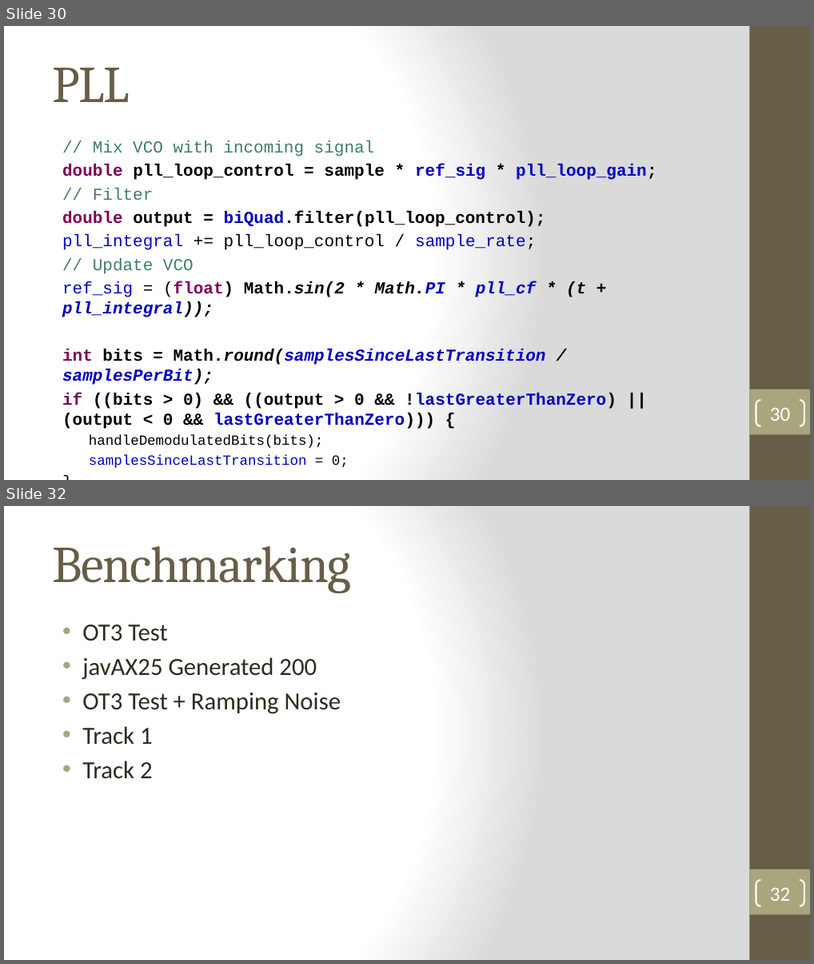
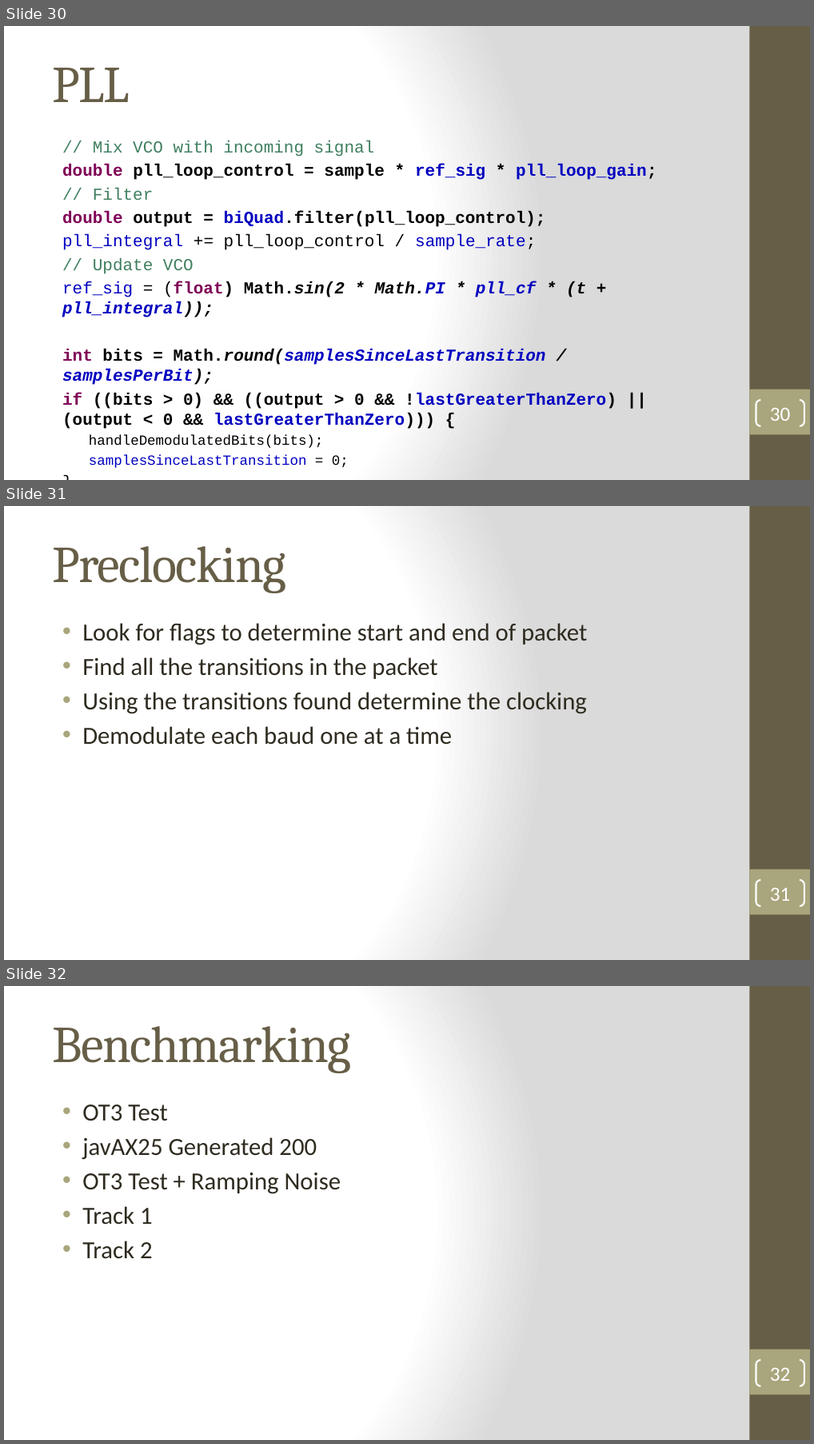
Before and after one commit to robbieford/RRXThesis, a slide deck: Thesis Defense.pptx. Shown one above the other, each under a label of ours: slides 30 and 32 before the commit, slides 30, 31 and 32 after it; the slides between them are not shown. The pictures are 814x964 and 814x1444 pixels, drawn with LibreOffice and Linux fonts; fonts in the diff are those of the drawing. Boxes give left, top, right and bottom in pixels: in the first picture for what was removed or moved away, otherwise in the second. Text is boxed around its words. In the diff, an @@ line names an element or a change of style, - is before the commit and + after.

```diff
--- a/Thesis Defense.pptx
+++ b/Thesis Defense.pptx
@@ slide 31 added at [4,506,810,960], background gradient #FFFFFF to #DADADA; not listed: 2 template elements that a slide beside it also shows @@
@@ title added at [52,546,286,593], 46 pt, text #675E47 @@
+Preclocking
@@ text added at [82,623,587,744], 22 pt, text #2F2B20 @@
+• Look for flags to determine start and end of packet
+• Find all the transitions in the packet
+• Using the transitions found determine the clocking
+• Demodulate each baud one at a time
@@ page number added at [756,880,805,906], outline #FFFFFF 1.5 pt, 18 pt, text #FFFFFF @@
+31
```
Also in this commit, not shown: 3 slides changed, 2 slides removed.
